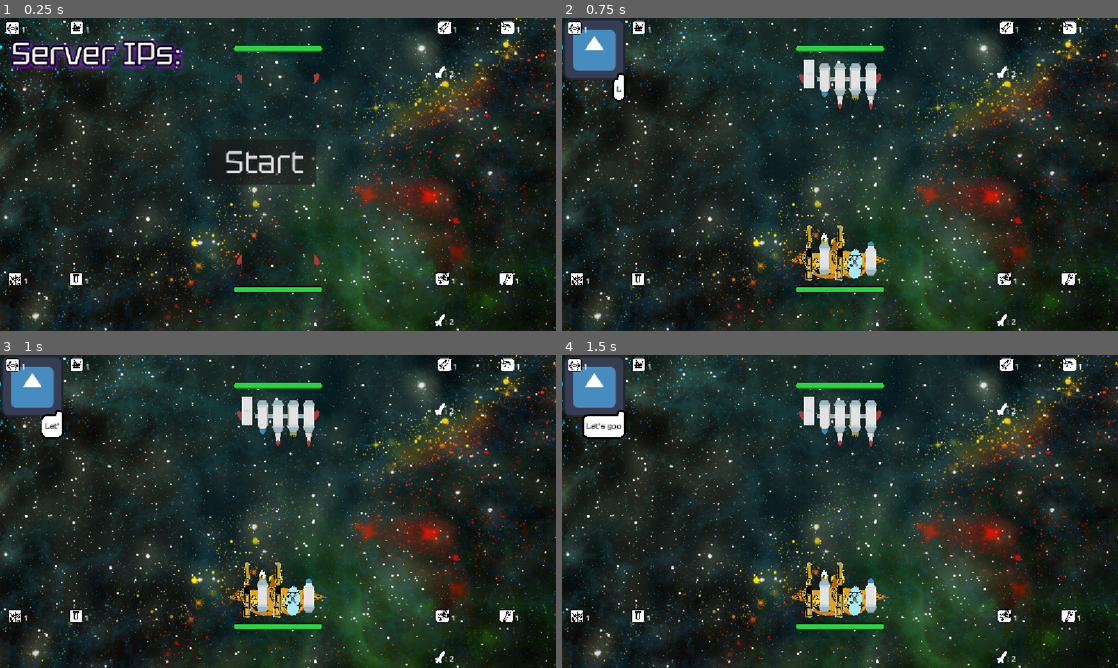
Above: before the commit, frames 1-4 (two rows, left to right).
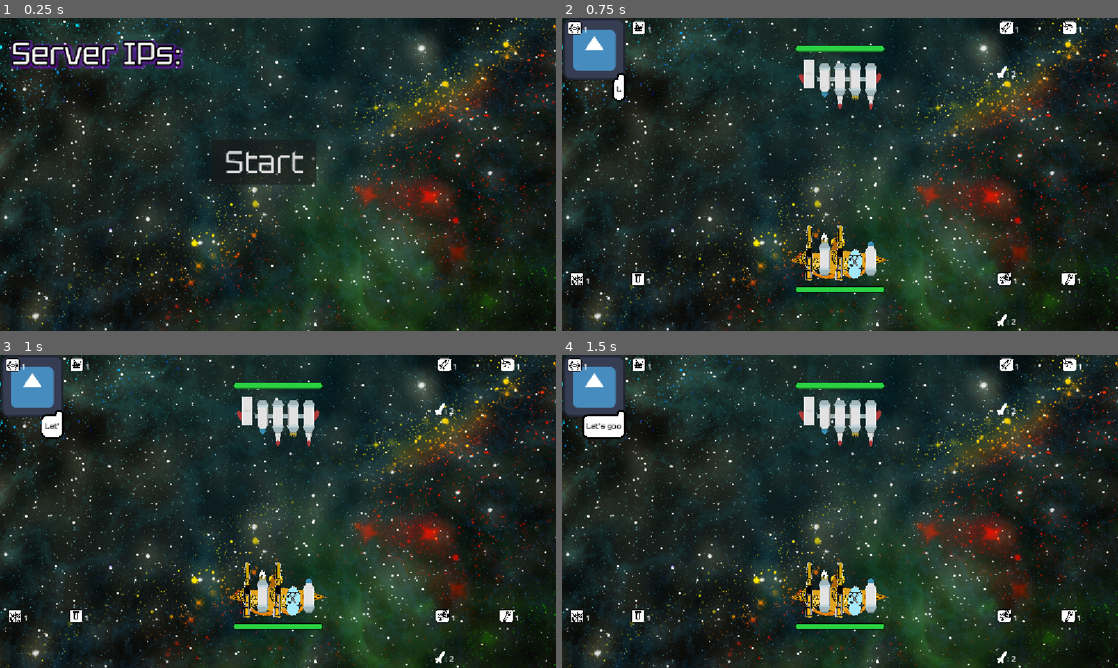
Above: after the commit, the same moments.

Repository: paralinguist/2025-space-pvp
Game: Godot game, scene res://Scenes/test_scene.tscn
Same seed, same stepped clock (60 frames per second), same inputs: the game is played once before the commit and once after it. The engine's default icon, where the game draws it, is replaced by a stand-in: a white triangle on a blue panel in a dark square.
Inputs:
- Up to frame 1 (0.25 s): no input
- Up to frame 2 (0.75 s): click "Start" at 0.5 s
- Up to frame 3 (1 s): no input
- Up to frame 4 (1.5 s): no input

The runs differ from the first frame. In frame 1, 1.7% of the frame differs, in the area x 1-94%, y 0-99%; in frame 2, nothing differs; in frame 3, nothing differs; in frame 4, nothing differs.

Commit message:
Disable commands before game start

Diff:
--- a/2025spacegame/Scenes/test_scene.tscn
+++ b/2025spacegame/Scenes/test_scene.tscn
@@ -170,12 +170,14 @@
 [node name="Icons" type="Node2D" parent="."]
 
 [node name="TechMissiles" type="Sprite2D" parent="Icons"]
+visible = false
 position = Vector2(912.99994, 111.999985)
 rotation = 0.61086524
 scale = Vector2(0.45098367, 0.4509837)
 texture = ExtResource("7_rdbpf")
 
 [node name="LabelTechMissiles" type="Label" parent="Icons"]
+visible = false
 offset_left = 922.0
 offset_top = 104.0
 offset_right = 962.0
@@ -183,12 +185,14 @@
 text = ": 2"
 
 [node name="RetroMissiles" type="Sprite2D" parent="Icons"]
+visible = false
 position = Vector2(912.99994, 624.99994)
 rotation = 0.61086524
 scale = Vector2(0.45098367, 0.4509837)
 texture = ExtResource("7_rdbpf")
 
 [node name="LabelRetroMissiles" type="Label" parent="Icons"]
+visible = false
 offset_left = 922.0
 offset_top = 617.0
 offset_right = 962.0
@@ -196,6 +200,7 @@
 text = ": 2"
 
 [node name="LabelTechPilotPwr" type="Label" parent="Icons"]
+visible = false
 offset_left = 44.0
 offset_top = 12.0
 offset_right = 66.0
@@ -203,6 +208,7 @@
 text = "1"
 
 [node name="TechPilotProgress" type="TextureProgressBar" parent="Icons"]
+visible = false
 offset_left = 12.0
 offset_top = 7.0
 offset_right = 124.0
@@ -214,6 +220,7 @@
 tint_progress = Color(1, 0, 0.07450981, 0.6313726)
 
 [node name="LabelTechSciencePwr" type="Label" parent="Icons"]
+visible = false
 offset_left = 177.469
 offset_top = 12.0
 offset_right = 199.469
@@ -221,6 +228,7 @@
 text = "1"
 
 [node name="TechScienceProgress" type="TextureProgressBar" parent="Icons"]
+visible = false
 offset_left = 145.0
 offset_top = 6.0
 offset_right = 259.0
@@ -232,6 +240,7 @@
 tint_progress = Color(1, 0, 0.07450981, 0.6313726)
 
 [node name="LabelTechWeapPwr" type="Label" parent="Icons"]
+visible = false
 offset_left = 938.469
 offset_top = 12.0
 offset_right = 960.469
@@ -239,6 +248,7 @@
 text = "1"
 
 [node name="TechWeaponsProgress" type="TextureProgressBar" parent="Icons"]
+visible = false
 offset_left = 907.0
 offset_top = 6.0
 offset_right = 1021.0
@@ -250,6 +260,7 @@
 tint_progress = Color(1, 0, 0.07450981, 0.6313726)
 
 [node name="LabelTechEngPwr" type="Label" parent="Icons"]
+visible = false
 offset_left = 1069.469
 offset_top = 12.0
 offset_right = 1091.469
@@ -257,6 +268,7 @@
 text = "1"
 
 [node name="TechEngineerProgress" type="TextureProgressBar" parent="Icons"]
+visible = false
 offset_left = 1037.0
 offset_top = 6.0
 offset_right = 1151.0
@@ -268,6 +280,7 @@
 tint_progress = Color(1, 0, 0.07450981, 0.6313726)
 
 [node name="LabelRetroPilotPwr" type="Label" parent="Icons"]
+visible = false
 offset_left = 49.0
 offset_top = 533.0
 offset_right = 72.0
@@ -275,6 +288,7 @@
 text = "1"
 
 [node name="RetroPilotProgress" type="TextureProgressBar" parent="Icons"]
+visible = false
 offset_left = 17.0
 offset_top = 526.0
 offset_right = 131.0
@@ -286,6 +300,7 @@
 tint_progress = Color(1, 0, 0.07450981, 0.6313726)
 
 [node name="LabelRetroSciPwr" type="Label" parent="Icons"]
+visible = false
 offset_left = 175.25
 offset_top = 533.0
 offset_right = 198.25
@@ -293,6 +308,7 @@
 text = "1"
 
 [node name="RetroScienceProgress" type="TextureProgressBar" parent="Icons"]
+visible = false
 offset_left = 143.0
 offset_top = 526.0
 offset_right = 257.0
@@ -304,6 +320,7 @@
 tint_progress = Color(1, 0, 0.07450981, 0.6313726)
 
 [node name="LabelRetroWeapPwr" type="Label" parent="Icons"]
+visible = false
 offset_left = 935.25
 offset_top = 533.0
 offset_right = 958.25
@@ -311,6 +328,7 @@
 text = "1"
 
 [node name="RetroWeaponsProgress" type="TextureProgressBar" parent="Icons"]
+visible = false
 offset_left = 903.0
 offset_top = 526.0
 offset_right = 1017.0
@@ -322,6 +340,7 @@
 tint_progress = Color(1, 0, 0.07450981, 0.6313726)
 
 [node name="LabelRetroEngPwr" type="Label" parent="Icons"]
+visible = false
 offset_left = 1067.25
 offset_top = 533.0
 offset_right = 1090.25
@@ -329,6 +348,7 @@
 text = "1"
 
 [node name="RetroEngineerProgress" type="TextureProgressBar" parent="Icons"]
+visible = false
 offset_left = 1035.0
 offset_top = 526.0
 offset_right = 1150.0
--- a/2025spacegame/Scenes/test_ship.tscn
+++ b/2025spacegame/Scenes/test_ship.tscn
@@ -44,12 +44,14 @@
 texture = ExtResource("2_n6vk2")
 
 [node name="LeftWing" type="Sprite2D" parent="."]
+visible = false
 position = Vector2(-129.875, 0)
 scale = Vector2(0.25, 0.25)
 texture = ExtResource("4_t2t7e")
 flip_h = true
 
 [node name="RightWing" type="Sprite2D" parent="."]
+visible = false
 position = Vector2(131, 1)
 scale = Vector2(0.25, 0.25)
 texture = ExtResource("4_t2t7e")
@@ -58,6 +60,7 @@
 position = Vector2(0, -120)
 
 [node name="HPBar" type="ProgressBar" parent="."]
+visible = false
 custom_minimum_size = Vector2(300, 18)
 offset_left = -150.0
 offset_top = 92.47
--- a/2025spacegame/Scenes/websocket_server.gd
+++ b/2025spacegame/Scenes/websocket_server.gd
@@ -1,4 +1,29 @@
 class_name WebSocketServer extends Node
+
+var started = false
+var Scene
+const PORT: int = 9876
+const TECH_TEAM: int = 0
+const RETRO_TEAM: int = 1
+
+var api_version := "0.93"
+var tcp_server := TCPServer.new()
+var socket := WebSocketPeer.new()
+var pending_peers: Array[PendingPeer] = []
+var peers: Dictionary
+var clients: Dictionary
+
+@export var TechShip: Ship
+@export var RetroShip: Ship
+
+@export var handshake_timeout := 3000
+
+signal message_received(peer_id: int, message: String)
+signal client_connected(peer_id: int)
+signal new_client(peer_id: int, role: String, team: int)
+signal client_disconnected(peer_id: int)
+#signal action(role: String, team: int, action: String)
+
 class PendingPeer:
 	var connect_time: int
 	var tcp: StreamPeerTCP
@@ -9,32 +34,6 @@
 		tcp = p_tcp
 		connection = p_tcp
 		connect_time = Time.get_ticks_msec()
-
-
-const PORT: int = 9876
-const TECH_TEAM: int = 0
-const RETRO_TEAM: int = 1
-
-var Scene
-
-var api_version := "0.92"
-var tcp_server := TCPServer.new()
-var socket := WebSocketPeer.new()
-var pending_peers: Array[PendingPeer] = []
-var peers: Dictionary
-var clients: Dictionary
-
-@export var TechShip: Ship
-@export var RetroShip: Ship
-
-
-@export var handshake_timeout := 3000
-
-signal message_received(peer_id: int, message: String)
-signal client_connected(peer_id: int)
-signal new_client(peer_id: int, role: String, team: int)
-signal client_disconnected(peer_id: int)
-#signal action(role: String, team: int, action: String)
 
 func log_message(message: String) -> void:
 	var time := "[color=#aaaaaa] %s |[/color] " % Time.get_time_string_from_system()
@@ -88,12 +87,13 @@
 			if instruction["action"] == "join":
 				print(instruction["team"] + " " + instruction["role"] + " has joined!" + "(API:" + instruction["version"] + ")")
 				clients[peer_id] = {"team":instruction["team"], "role":instruction["role"]}
+				Scene.show_module(instruction["role"], instruction["team"])
 				emit_signal("new_client", clients[peer_id])
 				if instruction["role"] == "weapons":
 					send_weapon_info(peer_id)
 				elif instruction["role"] == "pilot":
 					pass
-			else:
+			elif Scene.game_started:
 				var ship = TechShip
 				if clients[peer_id]["team"] == "retro":
 					ship = RetroShip
@@ -134,6 +134,8 @@
 				elif instruction["action"] == "special":
 					ship.special("science")
 					ship.special(instruction["role"])
+			else:
+				print("Game not started, not accepting commands")
 	return "OK"
 
 func poll() -> void:
--- a/2025spacegame/Scripts/main.gd
+++ b/2025spacegame/Scripts/main.gd
@@ -9,6 +9,7 @@
 
 func _on_restart_pressed() -> void:
 	get_tree().reload_current_scene()
+	game_started = true
 
 func _on_start_pressed() -> void:
 	$UI/Control/Start.visible = false
@@ -18,6 +19,28 @@
 	$TechShip.start()
 	$TechPortraits/TechPilot.visible = true
 	$TechPortraits/TechPilot.speak("Let's gooooo!")
+	for c in $Icons.get_children():
+		c.visible = true
+
+func show_module(module, team):
+	if team == "tech":
+		if module == "pilot":
+			$Icons/TechPilotProgress.visible = true
+		elif module == "science":
+			$Icons/TechScienceProgress.visible = true
+		elif module == "weapons":
+			$Icons/TechWeaponsProgress.visible = true
+		elif module == "engineer":
+			$Icons/TechEngineerProgress.visible = true
+	else:
+		if module == "pilot":
+			$Icons/RetroPilotProgress.visible = true
+		elif module == "science":
+			$Icons/RetroScienceProgress.visible = true
+		elif module == "weapons":
+			$Icons/RetroWeaponsProgress.visible = true
+		elif module == "engineer":
+			$Icons/RetroEngineerProgress.visible = true
 
 func _process(_delta: float) -> void:
 	$Icons/LabelTechMissiles.text = ": " + str($TechShip.missiles)
--- a/2025spacegame/Scripts/ship.gd
+++ b/2025spacegame/Scripts/ship.gd
@@ -61,6 +61,9 @@
 
 func start():
 	randomize()
+	$LeftWing.visible = true
+	$RightWing.visible = true
+	$HPBar.visible = true
 	for c in get_children():
 		if c is ShipModule:
 			c.visible = true
@@ -324,6 +327,7 @@
 			UI.get_node("Control/End").visible = true
 			UI.get_node("Control/End/Label").text = win_message
 			UI.get_node("Control/IPLabel").visible = false
+			get_parent().game_started = false
 			alive = false
 			for c in get_children():
 				if c is ShipModule:
Not shown, changed: 2025spacegame/Clients/client_eg.py
